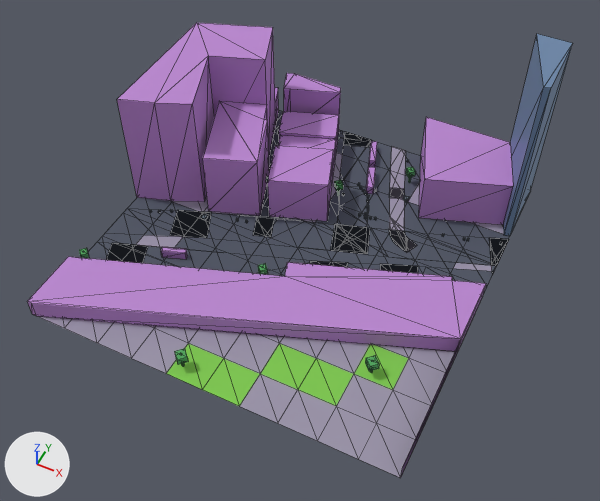
The glTF model public/maps/melbourne/chunks/3_-16.glb, before and after one commit.
Both versions are drawn from a 50 mm lens placed at (495.5, 1704.5, 201.5), pointed at (421.5, 1852.5, 16.5). Every picture has the same lights, and +X, +Y and +Z are marked at lower left. The older version comes first. Mesh edges are drawn as thin lines. Where no turn or scale is listed for an object, it has been applied to the vertices. Vertices at exactly the same position are counted once.

The first picture shows 'compiled-chunk'.
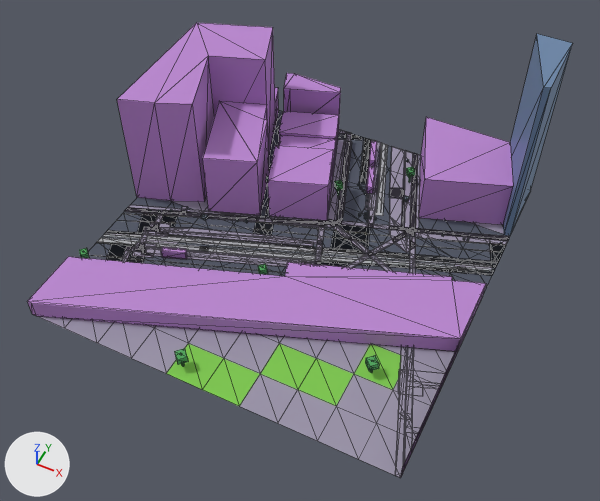
Diff of the bpy script that builds the scene:
```diff
--- a/public/maps/melbourne/chunks/3_-16.glb.py
+++ b/public/maps/melbourne/chunks/3_-16.glb.py
@@ mat_concrete @@
+mat_concrete = principled_material('concrete')
+mat_concrete.base_color = (0.42, 0.43, 0.45)  # grey #adafb3
+mat_concrete.roughness = 0.94
@@ mat_rail @@
+mat_rail = principled_material('rail')
+mat_rail.base_color = (0.34, 0.36, 0.39)  # grey #9ea2a8
+mat_rail.metallic = 0.82
+mat_rail.roughness = 0.28
@@ mat_marking @@
+mat_marking = principled_material('marking')
+mat_marking.base_color = (0.94, 0.92, 0.78)  # white #f8f6e5
+mat_marking.roughness = 0.72
@@ me_mesh_0 @@
 # used by ob_compiled_chunk; location = (414.0, 1866.0, 30.3)
-me_mesh_0.from_pydata(...)  # 756 vertices, 1069 faces; spans x -60.0..60.0, y -60.0..60.0, z -30.0..30.0
+me_mesh_0.from_pydata(...)  # 1916 vertices, 2475 faces; spans x -60.0..60.0, y -60.0..60.0, z -30.0..30.0
+# me_mesh_0 part 1: 1 vertex moved from x -44.7, y -16.0, z -30.0 to x -39.2, y -13.7, z -30.0; 16 vertices removed from x -49.4..60.0, y -23.9..60.0, z -30.0; 1173 vertices added at x -60.0..60.0, y -60.0..60.0, z -30.0..-29.7
+# other edits to the shape of me_mesh_0 do not show in these pictures
 me_mesh_0.materials.append(mat_asphalt)
@@ me_mesh_0 @@
 me_mesh_0.materials.append(mat_prop)
+me_mesh_0.materials.append(mat_marking)  # white #f8f6e5
+me_mesh_0.materials.append(mat_rail)  # grey #9ea2a8
+me_mesh_0.materials.append(mat_concrete)  # grey #adafb3
```

What differs and where, as boxes [x1, y1, x2, y2] in the pictures (600 x 501 px):
part 1 of me_mesh_0, reshaped
    before: [105, 132, 505, 276]
    after: [94, 93, 510, 478]
